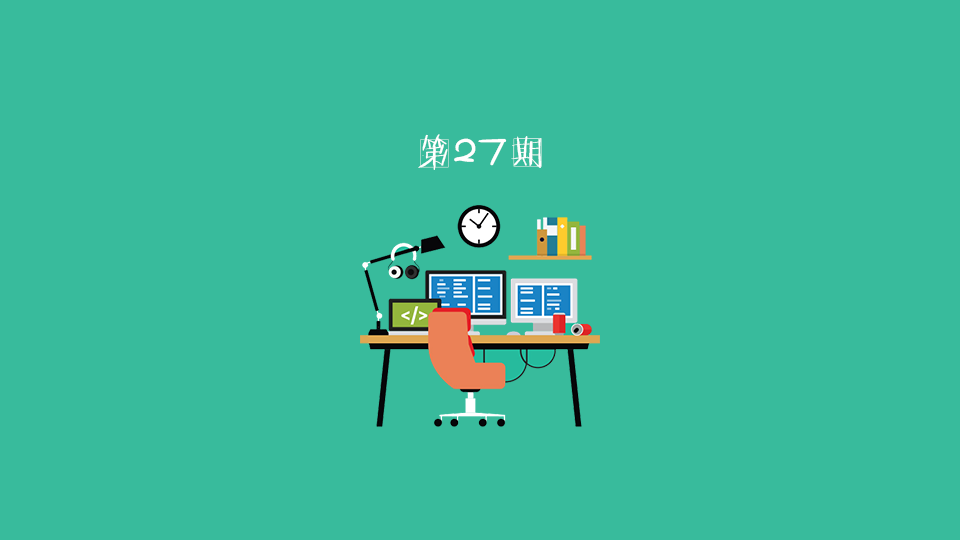
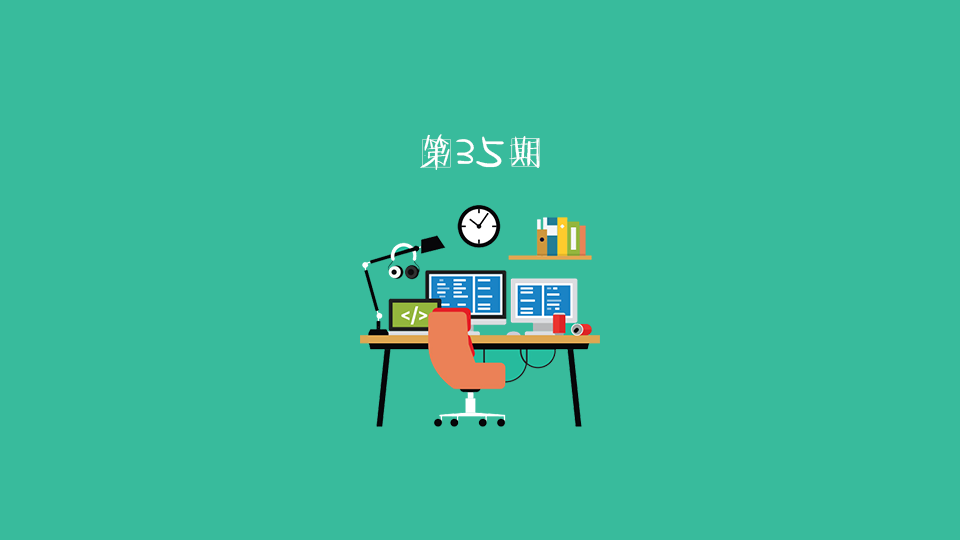
Revision of a layered 960 x 540 image; what changed, layer by layer:
renamed "第27期" to "第35期", painted on it over (418, 134, 542, 170)
